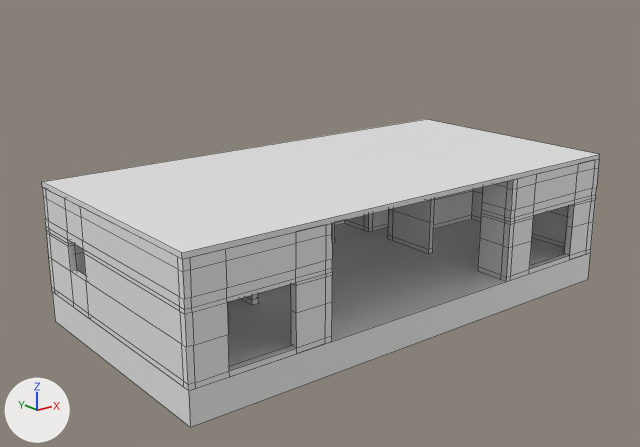
Before and after pictures for a commit that changed the Blender file blender/klotzHouse/klotzHouseP0.blend.
Camera for both pictures: a 50 mm camera at (-2.76, -18.3, 7.7) aimed at (9.95, -2.4, 1.34). Lighting does not change. The marker at lower left points along +X, +Y and +Z. Mesh edges are drawn as thin lines.

Names of what the first picture shows: '_p0', '_s0', '_s1'.
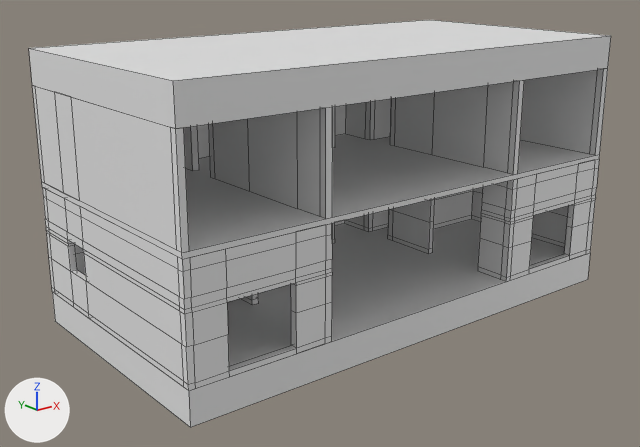
What the commit changed:
Mesh me_plane_003 is new.
It has 188 vertices, 182 faces and spans x -0.11..12.05, y -0.1..6.08, z 2.65..4.82.
Mesh me_plane_004 is new.
It is a box spanning x -0.11..12.05, y -0.1..6.08, z 4.82..5.61.
Object '_p2' (ob_p2) is new; it shows me_plane_003.
Its location is (4.53, -5.4, 0.0).
Object '_s2' (ob_s2) is new; it shows me_plane_004.
Its location is (4.53, -5.4, 0.0).

Boxes (x1, y1, x2, y2) around the edits, measured in the pictures (640 x 447 px):
'_p2', added
    after: (32, 68, 608, 253)
'_s2', added
    after: (29, 20, 611, 129)
